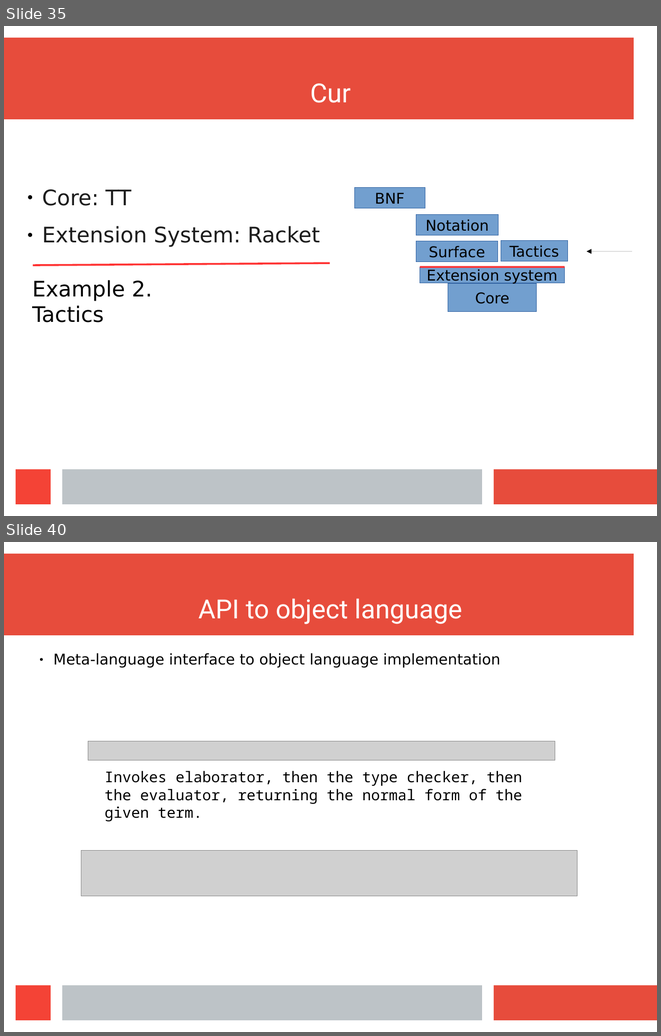
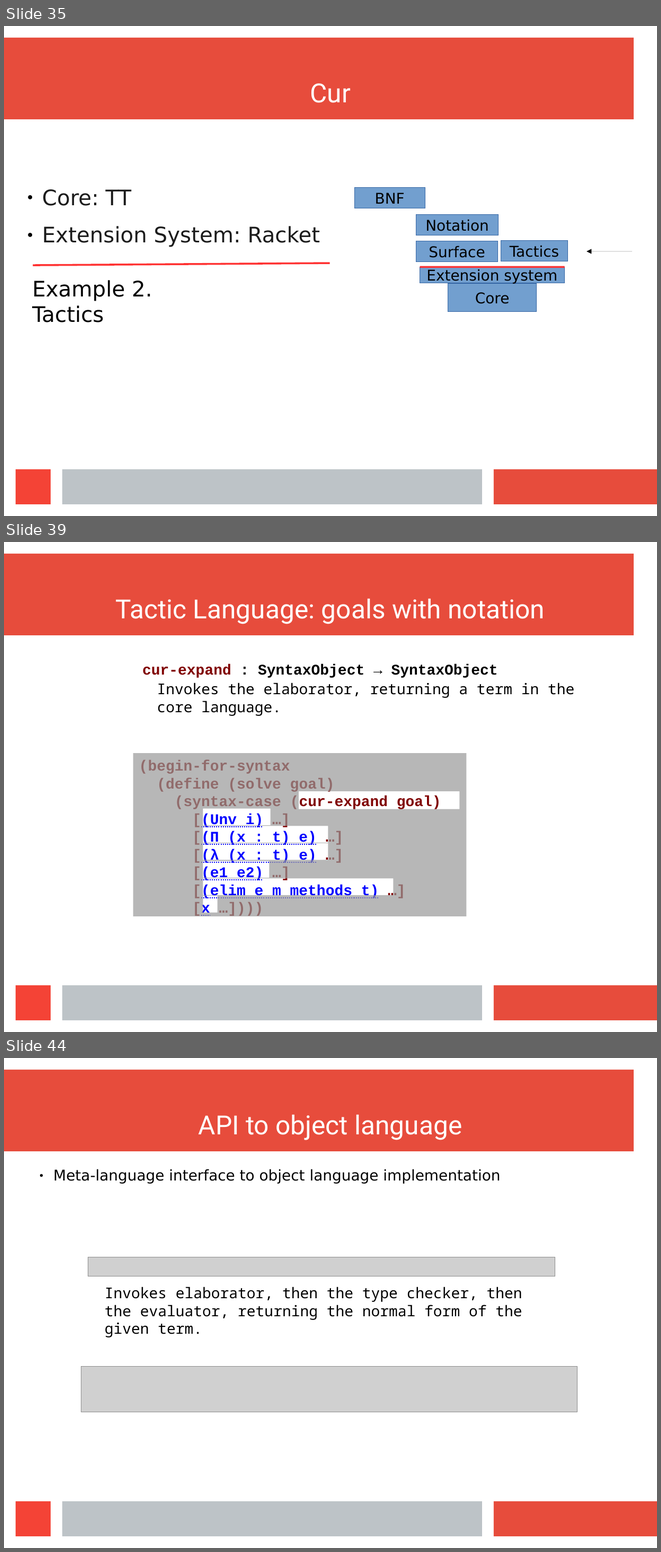
Before and after one commit to wilbowma/cur, a slide deck: hope-2016/slides.odp. Shown one above the other, each under a label of ours: slides 35 and 40 before the commit, slides 35, 39 and 44 after it; the slides between them are not shown. The pictures are 661x1036 and 661x1552 pixels, drawn with LibreOffice and Linux fonts; fonts in the diff are those of the drawing; grey boxes stand for pictures. Boxes give left, top, right and bottom in pixels: in the first picture for what was removed or moved away, otherwise in the second. Text is boxed around its words. In the diff, an @@ line names an element or a change of style, - is before the commit and + after.

```diff
--- a/hope-2016/slides.odp
+++ b/hope-2016/slides.odp
@@ slide 39 added at [4,542,657,1032], background #FFFFFF; not listed: 4 template elements that a slide beside it also shows @@
@@ title added at [115,598,545,624], 32 pt, text #FFFFFF @@
+Tactic Language: goals with notation
@@ text added at [142,664,498,678], 18 pt, text #000000, bold @@
+cur-expand : SyntaxObject → SyntaxObject
@@ text added at [157,682,574,716], 18 pt, text #000000 @@
+Invokes the elaborator, returning a term in the core language.
@@ freeform shape added at [133,753,467,916], fill #999999 at 70% opacity @@
@@ text added at [139,760,441,917], 18 pt, text #800000, bold @@
+(begin-for-syntax
+(define (solve goal)
+(syntax-case (cur-expand goal)
+[(Unv i) …]
+[(Π (x : t) e) …]
+[(λ (x : t) e) …]
+[(e1 e2) …]
+[(elim e m methods t) …]
+[x …])))
@@ what was slide 40 is now slide 44 @@
```
Also in this commit, not shown: 8 other slides added, 3 slides removed.
